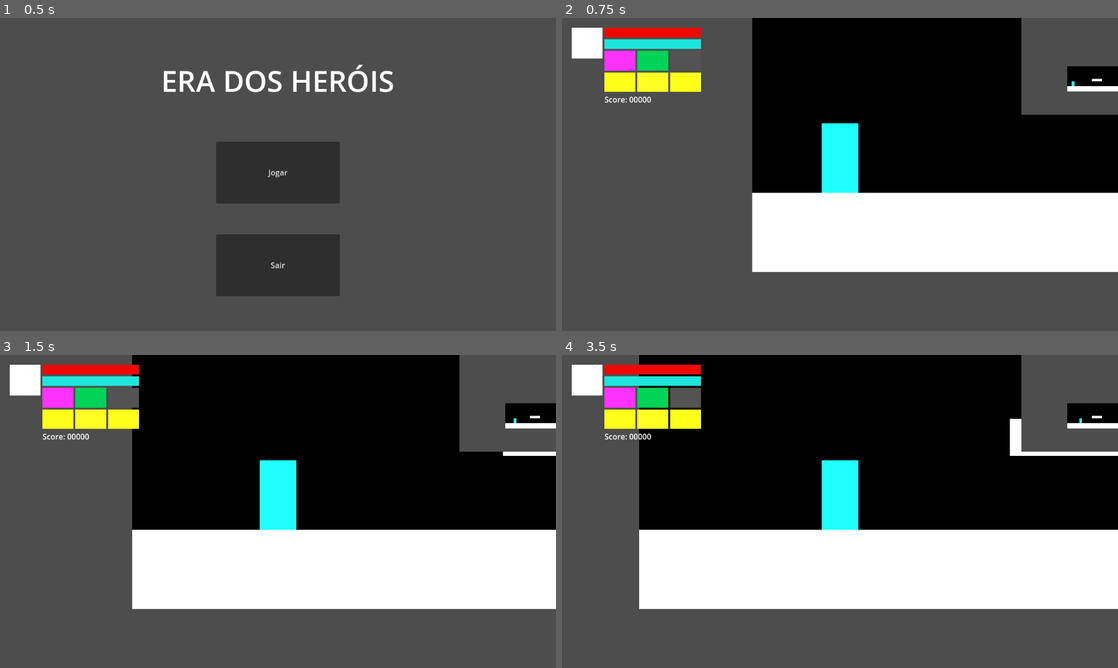
Above: before the commit, frames 1-4 (two rows, left to right).
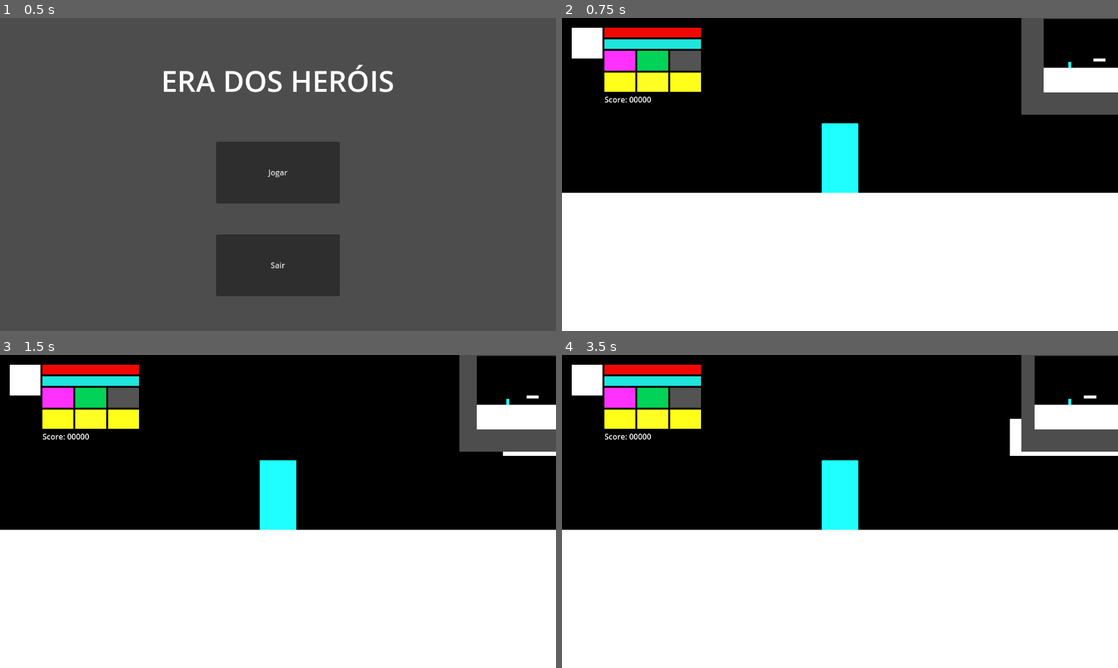
Above: after the commit, the same moments.

Repository: Dreyyyyy/era-dos-herois
Game: Godot game, scene res://scenes/ui/Main.tscn
The game is run twice, just before and just after one commit, with the same random seed, the same clock (stepped at 60 frames per second) and the same inputs.
Inputs:
- Up to frame 1 (0.5 s): no input
- Up to frame 2 (0.75 s): click "Jogar" at 0.5 s
- Up to frame 3 (1.5 s): tap Enter at 1.25 s; hold D (player_right) from 1.28 s (still down); hold Shift (player_run) from 1.28 s (still down)
- Up to frame 4 (3.5 s): tap Space (player_jump) at 1.52, 2.27 s; release Shift (player_run) at 2.03 s; tap Shift (player_run) at 2.1 s; release D (player_right) at 2.78 s; hold A (player_left) from 2.78 s (still down); hold Shift (player_run) from 2.78 s (still down)

Frame 1 is identical in both runs. In frame 2, 46% of the frame differs, in the area x 0-100%, y 0-100%; in frame 3, 38%; in frame 4, 32%.

Commit message:
minimap camera now follows the player

Diff:
--- a/scenes/levels/Level1.tscn
+++ b/scenes/levels/Level1.tscn
@@ -5,7 +5,7 @@
 [ext_resource type="PackedScene" uid="uid://cyry4pkm2gvxj" path="res://scenes/ui/PlayerUI.tscn" id="2_j08sa"]
 
 [sub_resource type="RectangleShape2D" id="RectangleShape2D_gckpv"]
-size = Vector2(2360, 136)
+size = Vector2(2360, 504)
 
 [sub_resource type="RectangleShape2D" id="RectangleShape2D_1pwbc"]
 size = Vector2(253, 61)
@@ -18,18 +18,19 @@
 [node name="Floor" type="StaticBody2D" parent="."]
 
 [node name="CollisionShape2D" type="CollisionShape2D" parent="Floor"]
-position = Vector2(1180, 580)
+position = Vector2(1180, 764)
 shape = SubResource("RectangleShape2D_gckpv")
 
 [node name="ColorRect" type="ColorRect" parent="Floor/CollisionShape2D"]
-offset_left = -1244.0
-offset_top = -68.0
-offset_right = 1180.0
-offset_bottom = 68.0
+offset_left = -1628.0
+offset_top = -252.0
+offset_right = 1724.0
+offset_bottom = 252.0
 
 [node name="Background" type="ColorRect" parent="."]
-offset_left = -64.0
-offset_right = 2360.0
+offset_left = -448.0
+offset_top = -504.0
+offset_right = 2904.0
 offset_bottom = 512.0
 color = Color(0, 0, 0, 1)
 
@@ -80,3 +81,4 @@
 metadata/_edit_lock_ = true
 
 [node name="PlayerUI" parent="UICanvas" instance=ExtResource("2_j08sa")]
+metadata/_edit_lock_ = true
--- a/scenes/ui/MinimapUI.tscn
+++ b/scenes/ui/MinimapUI.tscn
@@ -26,4 +26,5 @@
 render_target_update_mode = 4
 
 [node name="MinimapCamera" type="Camera2D" parent="MinimapContainer/MinimapSubview"]
-zoom = Vector2(0.08, 0.08)
+position = Vector2(200, 200)
+zoom = Vector2(0.1, 0.1)
--- a/scripts/interface/MinimapUI.gd
+++ b/scripts/interface/MinimapUI.gd
@@ -1,7 +1,7 @@
 extends Control
 
 @onready var minimap_viewport: SubViewport = $MinimapContainer/MinimapSubview
-@onready var minimap_camera: Camera2D = $MinimapContainer/MinimapSubview/Camera2D
+@onready var minimap_camera: Camera2D = $MinimapContainer/MinimapSubview/MinimapCamera
 
 var player: Node2D
 
@@ -11,11 +11,14 @@
 func _ready() -> void:
 	minimap_viewport.world_2d = get_tree().root.world_2d
 
+	await get_tree().process_frame
+
 	player = get_tree().get_first_node_in_group("player")
+
 	if not player:
 		var parent = get_tree().current_scene
 		player = parent.get_node_or_null("Player")
 
 func _physics_process(delta: float) -> void:
 	if player and minimap_camera:
-		minimap_camera.global_position = player.global_position
+		minimap_camera.position = player.position
Not shown, changed: Doc/Quadro-Kanban-2.pdf
